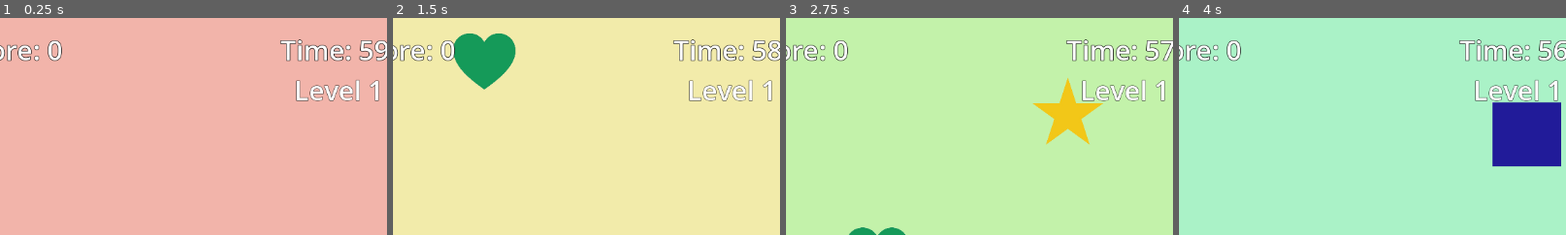
Above: before the commit, frames 1-4 (left to right).
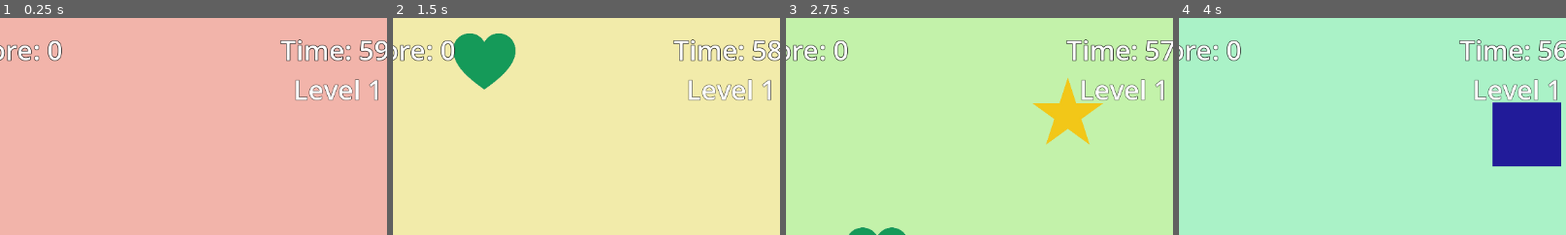
Above: after the commit, the same moments.

Repository: srishtipurohitaps/Candy-Catch-Frenzy
Game: Godot game, scene res://level1.tscn
Same seed, same stepped clock (60 frames per second), same inputs: the game is played once before the commit and once after it. This scene is started directly instead of the project's main scene.
Inputs:
- Up to frame 1 (0.25 s): no input
- Up to frame 2 (1.5 s): tap Enter at 0.5 s; hold Right (ui_right) 0.53-1.28 s; tap Alt at 0.6 s; hold Down from 1.28 s (still down); tap Shift at 1.35 s
- Up to frame 3 (2.75 s): release Down at 2.03 s; hold Right (ui_right) from 2.03 s (still down); tap Alt at 2.1 s
- Up to frame 4 (4 s): release Right (ui_right) at 2.78 s; hold Up 2.78-3.53 s; tap Shift at 2.85 s; hold Left (ui_left) from 3.53 s (still down); tap Alt at 3.6 s
The pictures show only the part of the screen within x 7-57%, y 0-50%; the shares and areas given below are measured in that part.

The runs differ from the first frame. In frame 1, 0.8% of the frame differs, in the area x 76-98%, y 28-39%; in frame 2, 0.8%; in frame 3, 0.8%; in frame 4, 0.8%.

Commit message:
Moved LevelLabel node to root in all levels

Diff:
--- a/level1.tscn
+++ b/level1.tscn
@@ -2,6 +2,11 @@
 
 [ext_resource type="Script" uid="uid://b7hhwhmm6d3li" path="res://main_level1.gd" id="1_dopym"]
 [ext_resource type="PackedScene" uid="uid://rfnm1c4vx4gq" path="res://basket.tscn" id="2_ootpb"]
+
+[sub_resource type="LabelSettings" id="LabelSettings_dopym"]
+font_size = 40
+outline_size = 2
+outline_color = Color(0, 0, 0, 1)
 
 [sub_resource type="LabelSettings" id="LabelSettings_0xm2m"]
 font_size = 40
@@ -30,11 +35,6 @@
 outline_size = 3
 outline_color = Color(0, 0, 0, 1)
 
-[sub_resource type="LabelSettings" id="LabelSettings_dopym"]
-font_size = 40
-outline_size = 2
-outline_color = Color(0, 0, 0, 1)
-
 [node name="Main" type="Node2D"]
 z_index = -10
 script = ExtResource("1_dopym")
@@ -43,6 +43,14 @@
 offset_right = 1152.0
 offset_bottom = 648.0
 color = Color(0.09608143, 0.20988944, 0.3797188, 1)
+
+[node name="LevelLabel" type="Label" parent="."]
+offset_left = 515.0
+offset_top = 80.0
+offset_right = 648.0
+offset_bottom = 135.0
+text = "Level 1"
+label_settings = SubResource("LabelSettings_dopym")
 
 [node name="Basket" parent="." instance=ExtResource("2_ootpb")]
 position = Vector2(576, 600)
@@ -119,14 +127,6 @@
 theme_override_font_sizes/font_size = 36
 text = "PLAY AGAIN"
 
-[node name="LevelLabel" type="Label" parent="CanvasLayer"]
-offset_left = 515.0
-offset_top = 80.0
-offset_right = 648.0
-offset_bottom = 135.0
-text = "Level 1"
-label_settings = SubResource("LabelSettings_dopym")
-
 [node name="SpawnTimer" type="Timer" parent="."]
 autostart = true
 
--- a/level2.tscn
+++ b/level2.tscn
@@ -2,6 +2,11 @@
 
 [ext_resource type="Script" uid="uid://qrd2gfj6r2bw" path="res://main_level2.gd" id="1_r40rm"]
 [ext_resource type="PackedScene" uid="uid://rfnm1c4vx4gq" path="res://basket.tscn" id="2_6q4t8"]
+
+[sub_resource type="LabelSettings" id="LabelSettings_r40rm"]
+font_size = 40
+outline_size = 2
+outline_color = Color(0, 0, 0, 1)
 
 [sub_resource type="LabelSettings" id="LabelSettings_0xm2m"]
 font_size = 40
@@ -30,11 +35,6 @@
 outline_size = 3
 outline_color = Color(0, 0, 0, 1)
 
-[sub_resource type="LabelSettings" id="LabelSettings_r40rm"]
-font_size = 40
-outline_size = 2
-outline_color = Color(0, 0, 0, 1)
-
 [node name="Main" type="Node2D"]
 z_index = -10
 script = ExtResource("1_r40rm")
@@ -43,6 +43,14 @@
 offset_right = 1152.0
 offset_bottom = 648.0
 color = Color(0.09608143, 0.20988944, 0.3797188, 1)
+
+[node name="LevelLabel" type="Label" parent="."]
+offset_left = 507.0
+offset_top = 80.0
+offset_right = 640.0
+offset_bottom = 135.0
+text = "Level 2"
+label_settings = SubResource("LabelSettings_r40rm")
 
 [node name="Basket" parent="." instance=ExtResource("2_6q4t8")]
 position = Vector2(576, 600)
@@ -119,14 +127,6 @@
 theme_override_font_sizes/font_size = 36
 text = "PLAY AGAIN"
 
-[node name="LevelLabel" type="Label" parent="CanvasLayer"]
-offset_left = 507.0
-offset_top = 80.0
-offset_right = 640.0
-offset_bottom = 135.0
-text = "Level 2"
-label_settings = SubResource("LabelSettings_r40rm")
-
 [node name="SpawnTimer" type="Timer" parent="."]
 wait_time = 0.8
 autostart = true
--- a/level3.tscn
+++ b/level3.tscn
@@ -2,6 +2,11 @@
 
 [ext_resource type="Script" uid="uid://etruuwir2r87" path="res://main_level3.gd" id="1_o2ccw"]
 [ext_resource type="PackedScene" uid="uid://rfnm1c4vx4gq" path="res://basket.tscn" id="2_qrujo"]
+
+[sub_resource type="LabelSettings" id="LabelSettings_o2ccw"]
+font_size = 40
+outline_size = 2
+outline_color = Color(0, 0, 0, 1)
 
 [sub_resource type="LabelSettings" id="LabelSettings_0xm2m"]
 font_size = 40
@@ -30,11 +35,6 @@
 outline_size = 3
 outline_color = Color(0, 0, 0, 1)
 
-[sub_resource type="LabelSettings" id="LabelSettings_o2ccw"]
-font_size = 40
-outline_size = 2
-outline_color = Color(0, 0, 0, 1)
-
 [node name="Main" type="Node2D"]
 z_index = -10
 script = ExtResource("1_o2ccw")
@@ -43,6 +43,14 @@
 offset_right = 1152.0
 offset_bottom = 648.0
 color = Color(0.09608143, 0.20988944, 0.3797188, 1)
+
+[node name="LevelLabel" type="Label" parent="."]
+offset_left = 510.0
+offset_top = 80.0
+offset_right = 643.0
+offset_bottom = 135.0
+text = "Level 3"
+label_settings = SubResource("LabelSettings_o2ccw")
 
 [node name="Basket" parent="." instance=ExtResource("2_qrujo")]
 position = Vector2(576, 600)
@@ -119,14 +127,6 @@
 theme_override_font_sizes/font_size = 36
 text = "PLAY AGAIN"
 
-[node name="LevelLabel" type="Label" parent="CanvasLayer"]
-offset_left = 510.0
-offset_top = 80.0
-offset_right = 643.0
-offset_bottom = 135.0
-text = "Level 3"
-label_settings = SubResource("LabelSettings_o2ccw")
-
 [node name="SpawnTimer" type="Timer" parent="."]
 wait_time = 0.6
 autostart = true
--- a/main_level1.gd
+++ b/main_level1.gd
@@ -5,7 +5,7 @@
 @onready var score_label = $CanvasLayer/ScoreLabel
 @onready var lives_label = $CanvasLayer/LivesLabel
 @onready var timer_label = $CanvasLayer/TimerLabel
-@onready var level_label = $CanvasLayer/LevelLabel
+@onready var level_label = $LevelLabel
 @onready var camera = $Camera2D
 @onready var game_over_panel = $CanvasLayer/GameOverPanel
 @onready var final_score_txt = $CanvasLayer/GameOverPanel/VBoxContainer/FinalScore
--- a/main_level2.gd
+++ b/main_level2.gd
@@ -5,7 +5,7 @@
 @onready var score_label = $CanvasLayer/ScoreLabel
 @onready var lives_label = $CanvasLayer/LivesLabel
 @onready var timer_label = $CanvasLayer/TimerLabel
-@onready var level_label = $CanvasLayer/LevelLabel
+@onready var level_label = $LevelLabel
 @onready var camera = $Camera2D
 @onready var game_over_panel = $CanvasLayer/GameOverPanel
 @onready var final_score_txt = $CanvasLayer/GameOverPanel/VBoxContainer/FinalScore
--- a/main_level3.gd
+++ b/main_level3.gd
@@ -5,7 +5,7 @@
 @onready var score_label = $CanvasLayer/ScoreLabel
 @onready var lives_label = $CanvasLayer/LivesLabel
 @onready var timer_label = $CanvasLayer/TimerLabel
-@onready var level_label = $CanvasLayer/LevelLabel
+@onready var level_label = $LevelLabel
 @onready var camera = $Camera2D
 @onready var game_over_panel = $CanvasLayer/GameOverPanel
 @onready var final_score_txt = $CanvasLayer/GameOverPanel/VBoxContainer/FinalScore
